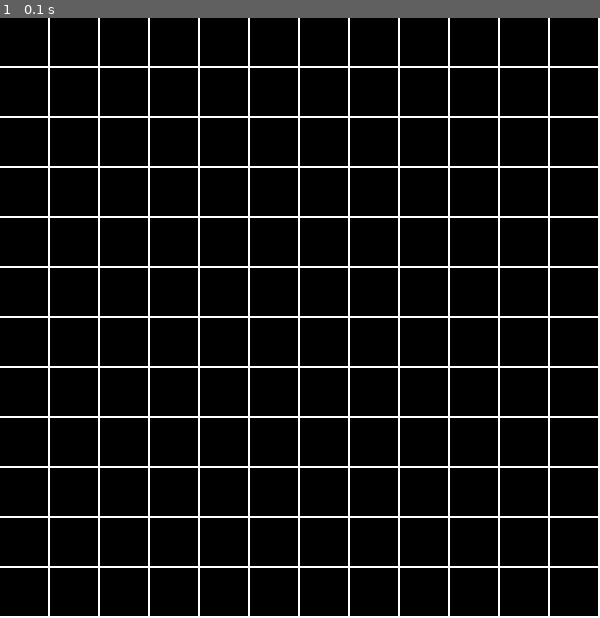
Above: before the commit, frame 1.
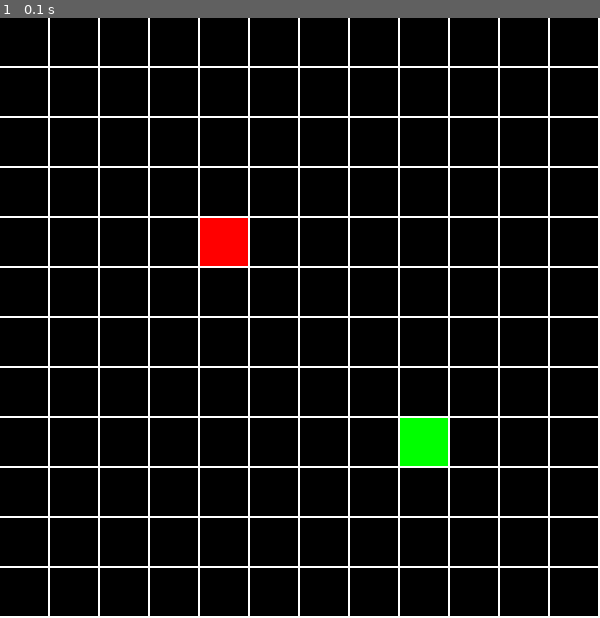
Above: after the commit, the same moment.

Repository: jhernandez0102/snake_game
Game: pygame game, started from snake_game.py
Same seed, same stepped clock (60 frames per second), same inputs: the game is played once before the commit and once after it.
Inputs:
- Up to frame 1 (0.1 s): no input

The runs differ from the first frame. In frame 1, 1.3% of the frame differs, in the area x 33-75%, y 33-75%.

Commit message:
Block class implemented

Diff:
--- a/snake_game.py
+++ b/snake_game.py
@@ -20,6 +20,23 @@
 
         pygame.display.flip()
 
+class Block:
+    size = (48, 48)
+    color = (255, 0, 0) #rojo
+    position = (200, 200)
+    screen = pygame.display.get_surface()
+
+    def __init__(self, screen, position, color):
+        self.screen = screen
+        self.position = position
+        self.color = color
+
+    def paint(self):
+        pygame.draw.rect(self.screen, self.color, [self.position[0], self.position[1], self.size[0], self.size[1]], 0)
+        pygame.display.flip()
+
+
+
 pygame.init()
 size = (600, 600)
 screen = pygame.display.set_mode(size)
@@ -28,6 +45,8 @@
 gameOver = False
 
 world_game = World(screen)
+bloque1 = Block(screen, (400, 400), (0, 255, 0))
+bloque2 = Block(screen, (200, 200), (255, 0, 0))
 
 while not gameOver:
     for event in pygame.event.get():
@@ -35,6 +54,8 @@
             gameOver = True
 
     world_game.paint()
+    bloque1.paint()
+    bloque2.paint()
 
 
     clock.tick(5)
